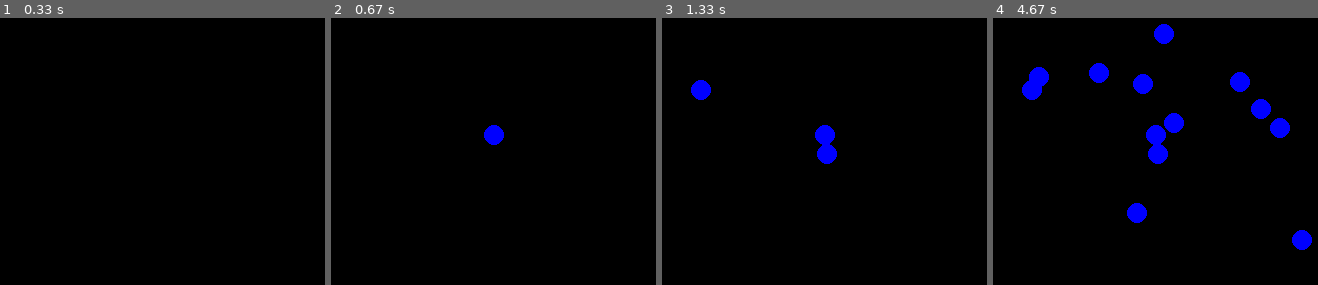
Above: before the commit, frames 1-4 (left to right).
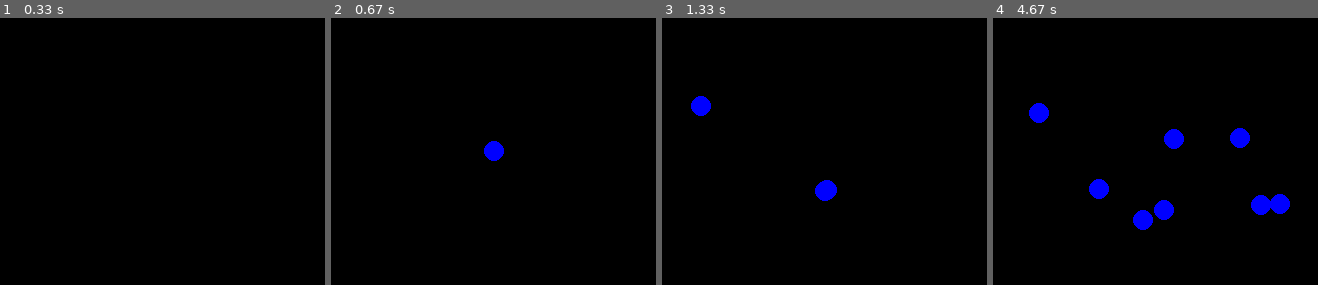
Above: after the commit, the same moments.

Repository: irina-turova/pygame-falling-circles
Game: pygame game, started from falling_balls.py
Same seed, same stepped clock (60 frames per second), same inputs: the game is played once before the commit and once after it.
Inputs (mouse positions are in pixels of both pictures, inside the frame that each line leads up to):
- Up to frame 1 (0.33 s): no input
- Up to frame 2 (0.67 s): click (493, 135) at 0.38 s
- Up to frame 3 (1.33 s): click (827, 154) at 0.72 s; click (701, 90) at 1.05 s
- Up to frame 4 (4.67 s): click (1301, 239) at 1.38 s; click (1165, 34) at 1.72 s; click (1136, 212) at 2.05 s; click (1142, 84) at 2.38 s; click (1100, 74) at 2.72 s; click (1259, 108) at 3.05 s; click (1279, 127) at 3.38 s; click (1240, 82) at 3.72 s; click (1038, 76) at 4.05 s; click (1175, 122) at 4.38 s

Frame 1 is identical in both runs. In frame 2, 0.6% of the frame differs, in the area x 47-54%, y 40-54%; in frame 3, 1.7%; in frame 4, 7.0%, in the area x 8-99%, y 2-87%.

Commit message:
Make circles fall down

Diff:
--- a/falling_balls.py
+++ b/falling_balls.py
@@ -12,6 +12,11 @@
         pygame.draw.circle(screen, (0, 0, 255), pos, 10)
 
 
+def process_circles_positions():
+    global active_circles_positions
+    active_circles_positions = set(map(lambda p: (p[0], p[1] + 1), active_circles_positions))
+
+
 is_running = True
 while is_running:
     screen.fill((0, 0, 0))
@@ -24,6 +29,7 @@
             active_circles_positions.add(event.pos)
 
     draw_active_circles()
+    process_circles_positions()
 
     pygame.display.flip()
 
